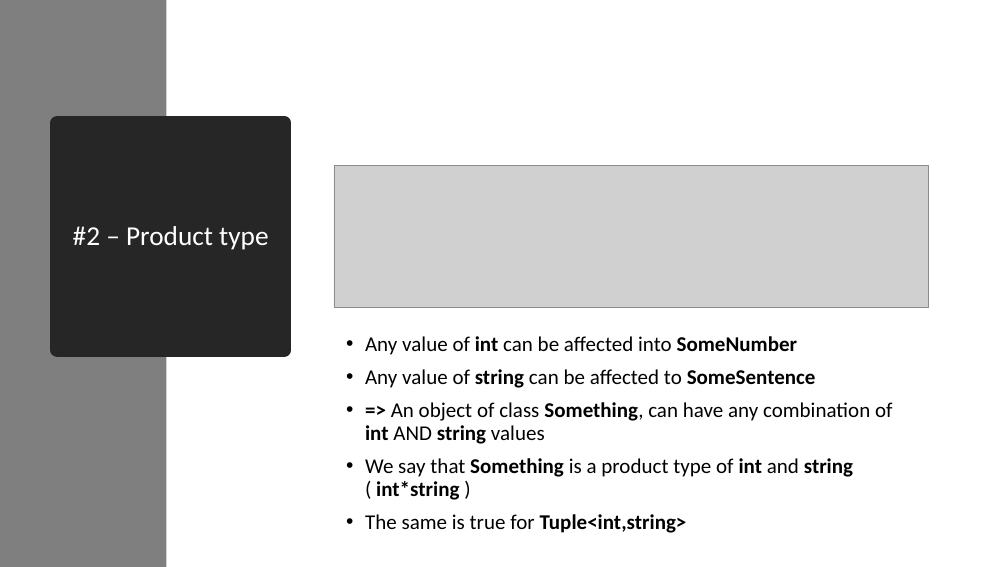
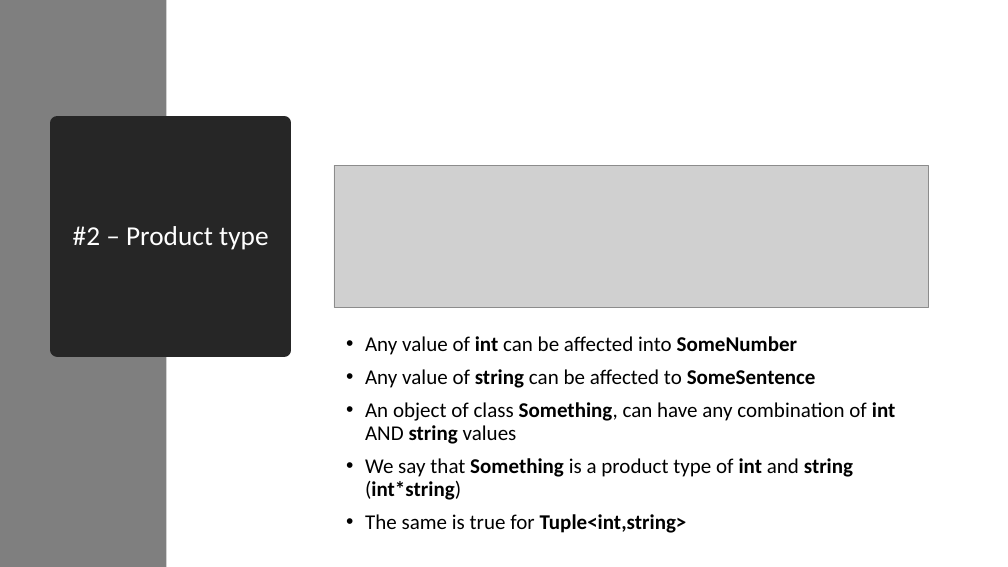
Before and after one commit to essic/prez-why-fsharp, a slide deck: slide 14 of WhyFSharp.pptx. Drawn at 1008x567 pixels with LibreOffice and Linux fonts; fonts in the diff are those of the drawing; grey boxes stand for pictures. Boxes give left, top, right and bottom in pixels: in the first picture for what was removed or moved away, otherwise in the second. Text is boxed around its words. In the diff, an @@ line names an element or a change of style, - is before the commit and + after.

```diff
--- a/WhyFSharp.pptx
+++ b/WhyFSharp.pptx
@@ text at [365,402,896,500]: text changed @@
-• => An object of class Something, can have any combination of int AND string values
-• We say that Something is a product type of int and string ( int*string )
+• An object of class Something, can have any combination of int AND string values
+• We say that Something is a product type of int and string (int*string)
```
Also in this commit, not shown: 19 other slides changed, 1 slide removed.
